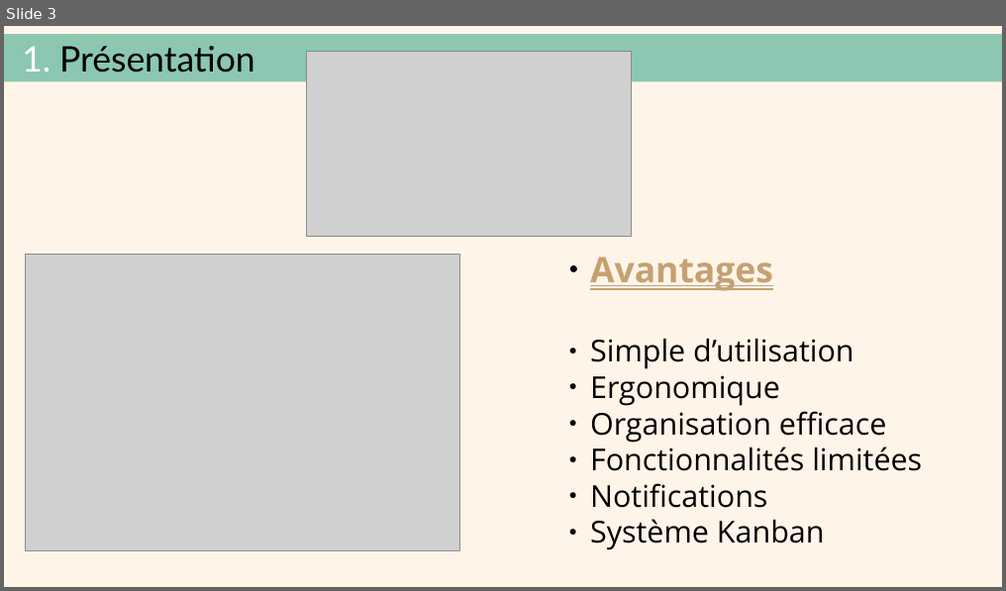
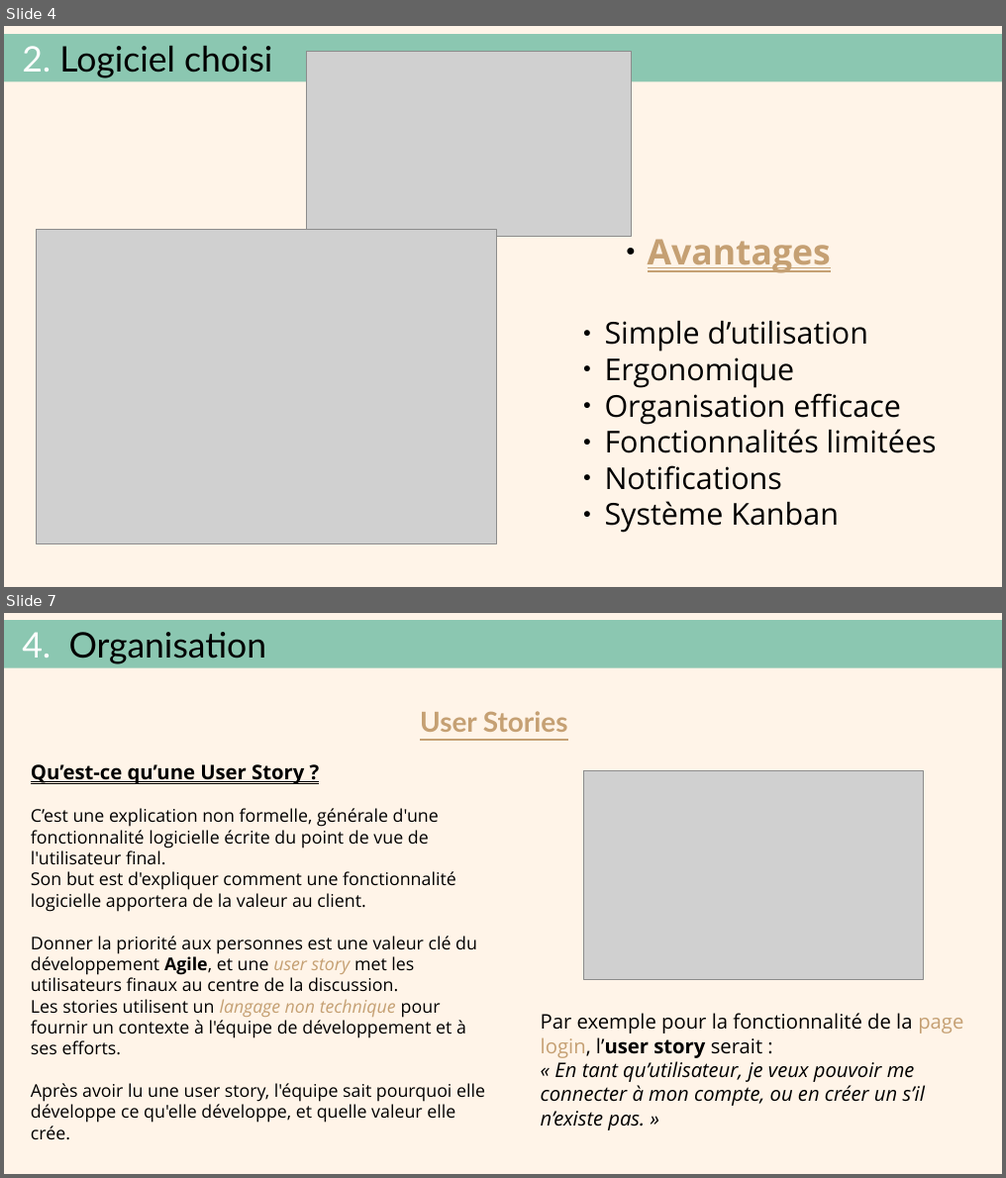
Before and after one commit to AudreyYuedra/MenuMaker-Qwenta_OC_P7, a slide deck: PPT Trello_Kanban.odp. Shown one above the other, each under a label of ours: slide 3 before the commit, slides 4 and 7 after it; the slides between them are not shown. The pictures are 1006x591 and 1006x1178 pixels, drawn with LibreOffice and Linux fonts; fonts in the diff are those of the drawing; grey boxes stand for pictures. Boxes give left, top, right and bottom in pixels: in the first picture for what was removed or moved away, otherwise in the second. Text is boxed around its words. In the diff, an @@ line names an element or a change of style, - is before the commit and + after.

Commit message:
Finition PPT Kanban + PDF

```diff
--- a/PPT Trello_Kanban.odp
+++ b/PPT Trello_Kanban.odp
@@ slide 7 added at <box>4,613,1002,1174</box>, background #FFF4E8 @@
@@ title added at <box>4,620,1002,668</box>, fill #8BC7B1, 28 pt, text #000000 @@
+4. Organisation
@@ text added at <box>420,711,568,732</box>, 22 pt, text #C5A073, bold, underline @@
+User Stories
@@ text added at <box>31,764,485,1141</box>, 14 pt, text #000000 @@
+Qu’est-ce qu’une User Story ?
+C’est une explication non formelle, générale d'une fonctionnalité logicielle écrite du point de vue de l'utilisateur final.
+Son but est d'expliquer comment une fonctionnalité logicielle apportera de la valeur au client.
+Donner la priorité aux personnes est une valeur clé du développement Agile, et une user story met les utilisateurs finaux au centre de la discussion.
+Les stories utilisent un langage non technique pour fournir un contexte à l'équipe de développement et à ses efforts.
+Après avoir lu une user story, l'équipe sait pourquoi elle développe ce qu'elle développe, et quelle valeur elle crée.
@@ picture added at <box>584,770,924,979</box> @@
@@ text added at <box>541,1013,963,1131</box>, 16 pt, text #000000, italic @@
+Par exemple pour la fonctionnalité de la page login, l’user story serait :
+« En tant qu’utilisateur, je veux pouvoir me connecter à mon compte, ou en créer un s’il n’existe pas. »
@@ what was slide 3 is now slide 4 @@
@@ slide 4 changed as well @@
@@ title at <box>22,46,272,78</box>: text changed @@
-1. Présentation
+2. Logiciel choisi
@@ picture: place and size @@
-picture at <box>26,255,460,552</box>
+picture at <box>36,229,497,544</box>
@@ text "Avantages": place and size @@
-text "Avantages" at <box>590,257,922,551</box>
+text "Avantages" at <box>605,239,937,533</box>
@@ text at <box>648,239,831,274</box>: list level 1 to 3 in "Avantages" @@
```
Also in this commit, not shown: 5 other slides changed, 4 other slides added, 2 slides removed, 1 other file.
